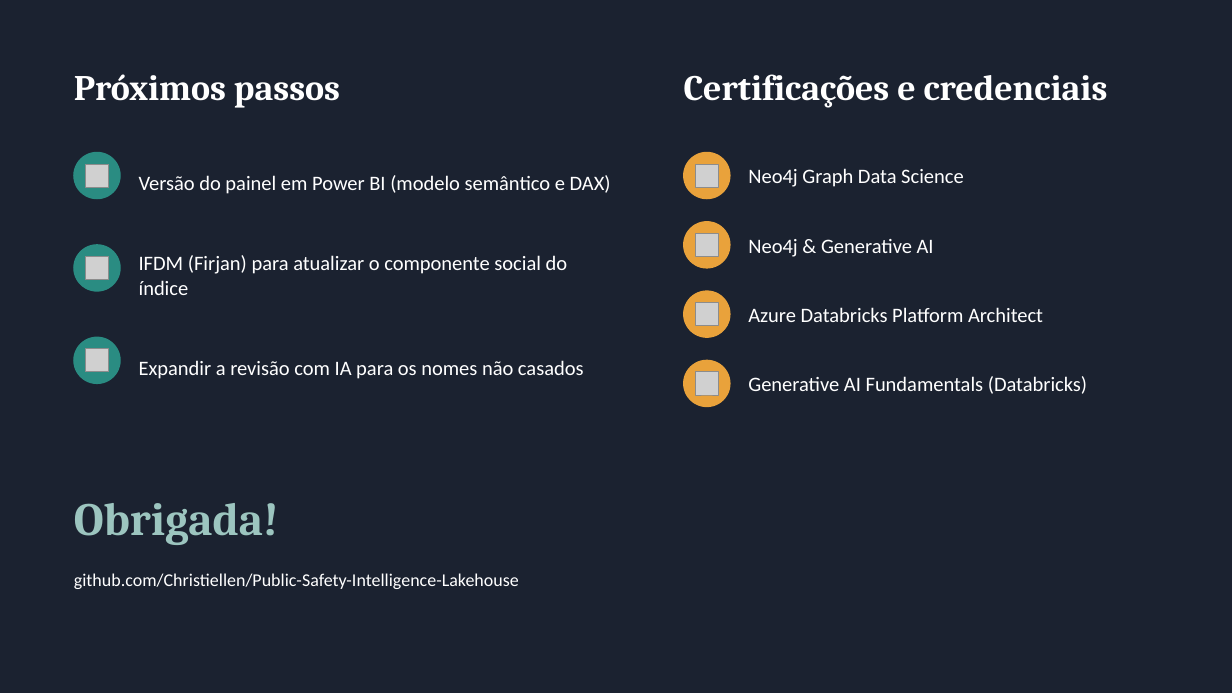
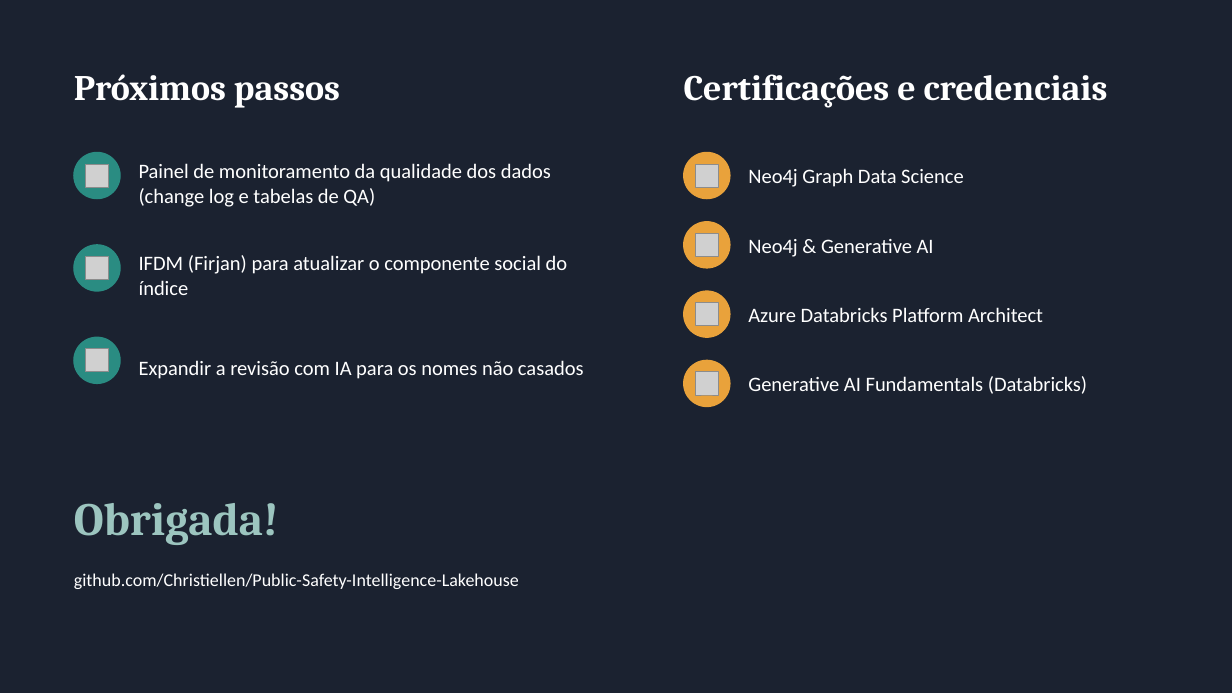
Before and after one commit to Christiellen/Public-Safety-Intelligence-Lakehouse, a slide deck: slide 12 of docs/presentation/PSI_Lakehouse_Apresentacao_PT_v4.pptx. Drawn at 1232x693 pixels with LibreOffice and Linux fonts; fonts in the diff are those of the drawing; grey boxes stand for pictures. Boxes give left, top, right and bottom in pixels: in the first picture for what was removed or moved away, otherwise in the second. Text is boxed around its words. In the diff, an @@ line names an element or a change of style, - is before the commit and + after.

Commit message:
Power BI version of the dashboard (PBIP) and docs

```diff
--- a/docs/presentation/PSI_Lakehouse_Apresentacao_PT_v4.pptx
+++ b/docs/presentation/PSI_Lakehouse_Apresentacao_PT_v4.pptx
@@ text at [139,163,551,207]: text changed @@
-Versão do painel em Power BI (modelo semântico e DAX)
+Painel de monitoramento da qualidade dos dados (change log e tabelas de QA)
```
Also in this commit, not shown: 2 other slides changed, 4 other files.
